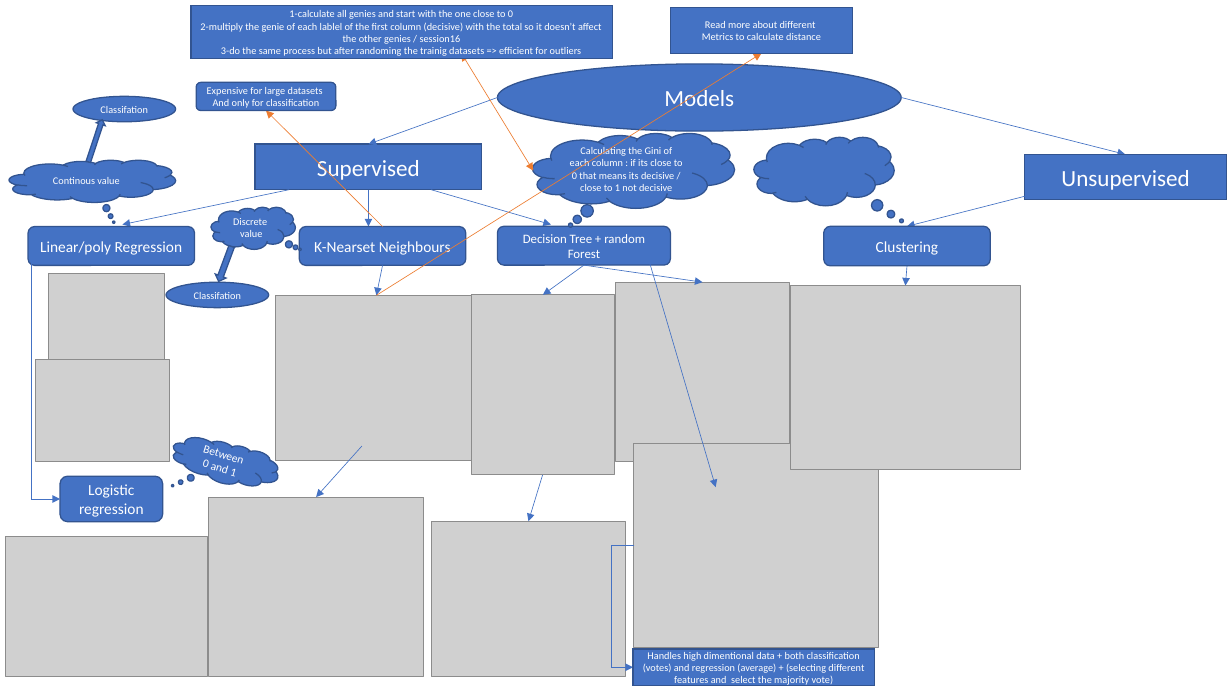
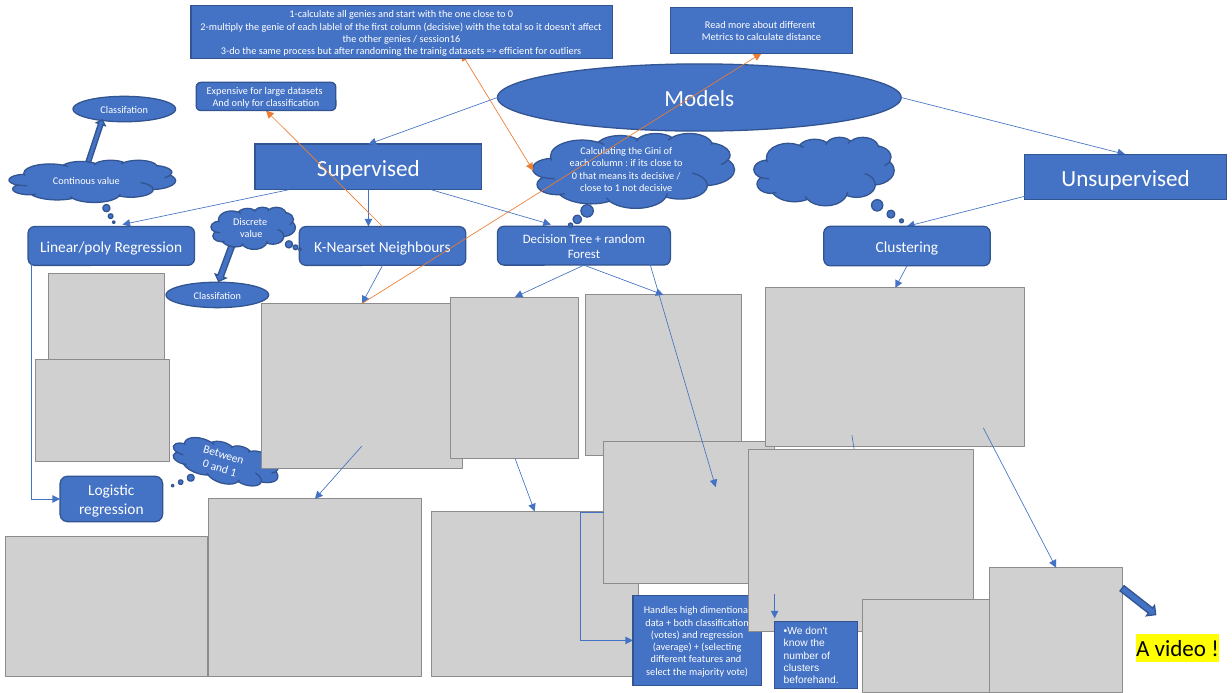
Before and after one commit to mmedoues/Machine-learning, a slide deck: slide 1 of Simple Models.pptx. Drawn at 1232x693 pixels with LibreOffice and Linux fonts; fonts in the diff are those of the drawing; grey boxes stand for pictures. Boxes give left, top, right and bottom in pixels: in the first picture for what was removed or moved away, otherwise in the second. Text is boxed around its words. In the diff, an @@ line names an element or a change of style, - is before the commit and + after.

```diff
--- a/Simple Models.pptx
+++ b/Simple Models.pptx
@@ arrow moved from (376, 296) - (762, 54) to (362, 304) - (762, 54) @@
@@ arrow moved from (383, 265) - (376, 296) to (383, 265) - (362, 304) @@
@@ arrow moved from (584, 265) - (543, 295) to (584, 265) - (515, 298) @@
@@ arrow moved from (584, 265) - (702, 282) to (584, 265) - (664, 295) @@
@@ arrow moved from (908, 266) - (906, 286) to (908, 266) - (896, 288) @@
@@ picture resized from (x1=471, y1=295, x2=614, y2=474) to (x1=451, y1=298, x2=579, y2=458) @@
@@ picture resized from (x1=616, y1=282, x2=789, y2=461) to (x1=586, y1=295, x2=741, y2=456) @@
@@ picture resized from (x1=791, y1=286, x2=1021, y2=470) to (x1=766, y1=288, x2=1025, y2=447) @@
@@ picture moved from (x1=276, y1=296, x2=477, y2=460) to (x1=262, y1=304, x2=462, y2=469) @@
@@ picture resized from (x1=633, y1=444, x2=879, y2=648) to (x1=604, y1=441, x2=775, y2=583) @@
@@ arrow added from (852, 435) to (858, 469), #4472C4 0.5 pt @@
@@ arrow added from (983, 428) to (1056, 567), #4472C4 0.5 pt @@
@@ arrow moved from (543, 474) - (529, 521) to (515, 458) - (535, 511) @@
@@ picture added at (x1=749, y1=450, x2=973, y2=632) @@
@@ picture resized from (x1=432, y1=521, x2=627, y2=677) to (x1=432, y1=511, x2=639, y2=676) @@
@@ elbow arrow moved from (635, 545) - (633, 667) to (604, 512) - (633, 640) @@
@@ picture added at (x1=990, y1=567, x2=1123, y2=693) @@
@@ rectangle "Handles high dimentional data + ..." resized from (x1=633, y1=649, x2=875, y2=686) to (x1=633, y1=595, x2=762, y2=686) @@
@@ arrow added from (775, 594) to (775, 618), #4472C4 0.5 pt @@
@@ up arrow added at (x1=1118, y1=583, x2=1159, y2=620), fill #4472C4, outline #325491 1 pt @@
@@ rectangle added at (x1=775, y1=622, x2=857, y2=689), fill #4472C4, outline #325491 1 pt, 8 pt, text #FFFFFF @@
+• We don't know the number of clusters beforehand.
@@ picture added at (x1=863, y1=600, x2=992, y2=693) @@
@@ text added at (x1=1136, y1=640, x2=1206, y2=656), 18 pt, text #000000 @@
+A video !
```
